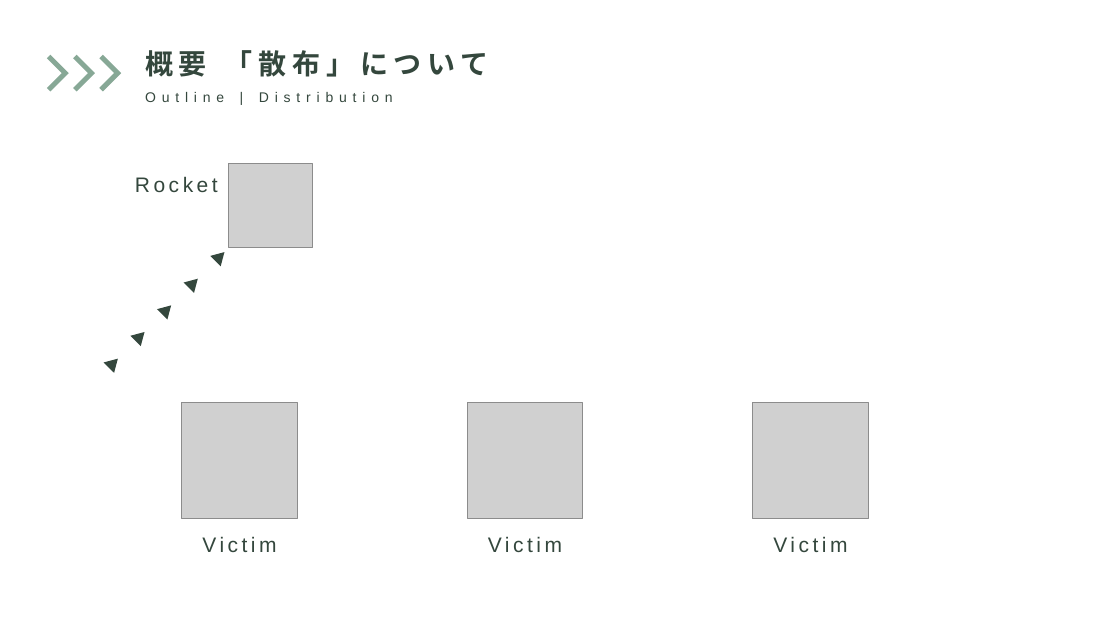
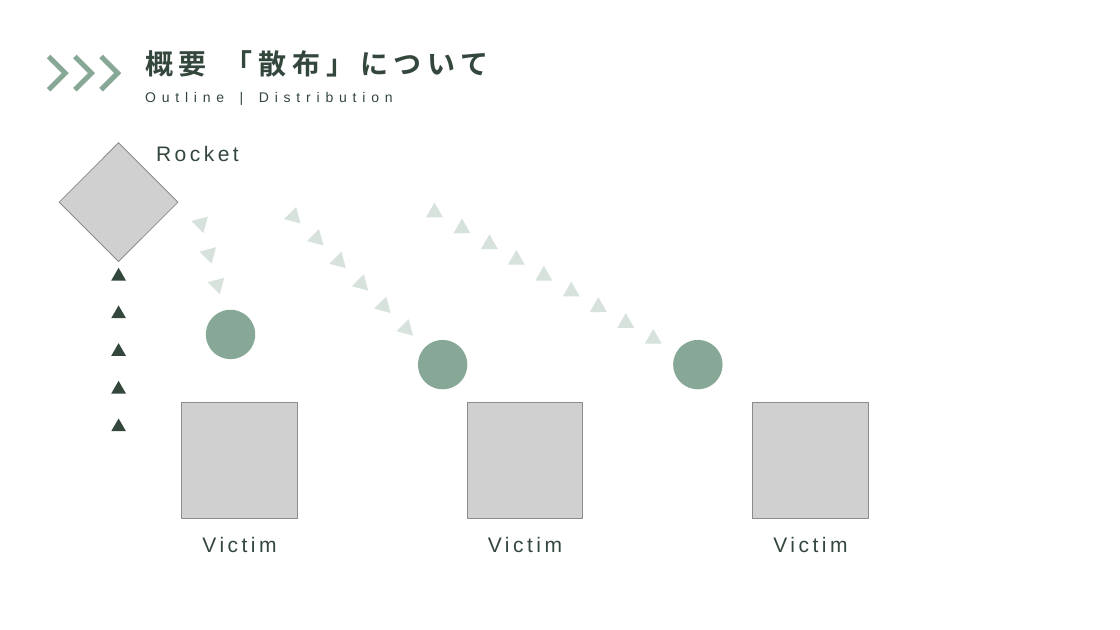
Before and after one commit to nearfactory/2024-toin-cansat, a slide deck: slide 9 of プレゼン/桐蔭-事後プレゼン.pptx (slide 10 before the commit). Drawn at 1120x630 pixels with LibreOffice and Linux fonts; fonts in the diff are those of the drawing; grey boxes stand for pictures. Boxes give left, top, right and bottom in pixels: in the first picture for what was removed or moved away, otherwise in the second. Text is boxed around its words. In the diff, an @@ line names an element or a change of style, - is before the commit and + after.

```diff
--- a/プレゼン/桐蔭-事後プレゼン.pptx
+++ b/プレゼン/桐蔭-事後プレゼン.pptx
@@ picture added at [59,143,178,262] @@
@@ text "Rocket": place and size @@
-text "Rocket" at [135,176,218,192]
+text "Rocket" at [156,145,239,161]
@@ picture removed at [229,164,313,248] @@
@@ group added at [284,207,478,400]: 6 triangles, 1 ellipse @@
@@ rotation 45 to 0 degrees in 5 elements at [111,381,126,393], [111,418,126,431], [111,344,126,356], [111,306,126,318], [111,268,126,281] @@
@@ group added at [192,217,261,365]: 3 triangles, 1 ellipse @@
@@ group added at [427,203,732,399]: 9 triangles, 1 ellipse @@
```
Also in this commit, not shown: 1 other slide changed, 1 slide removed.
